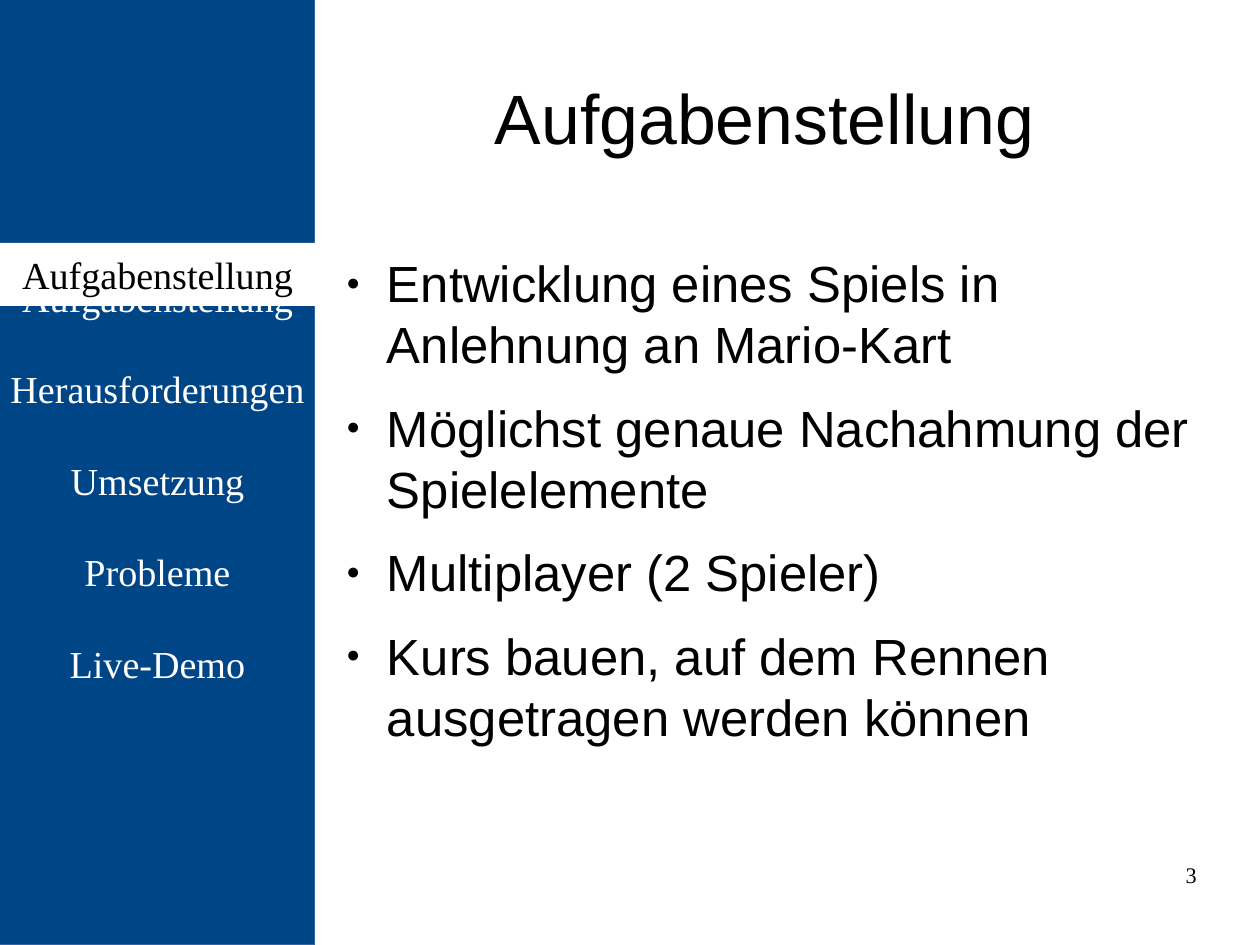
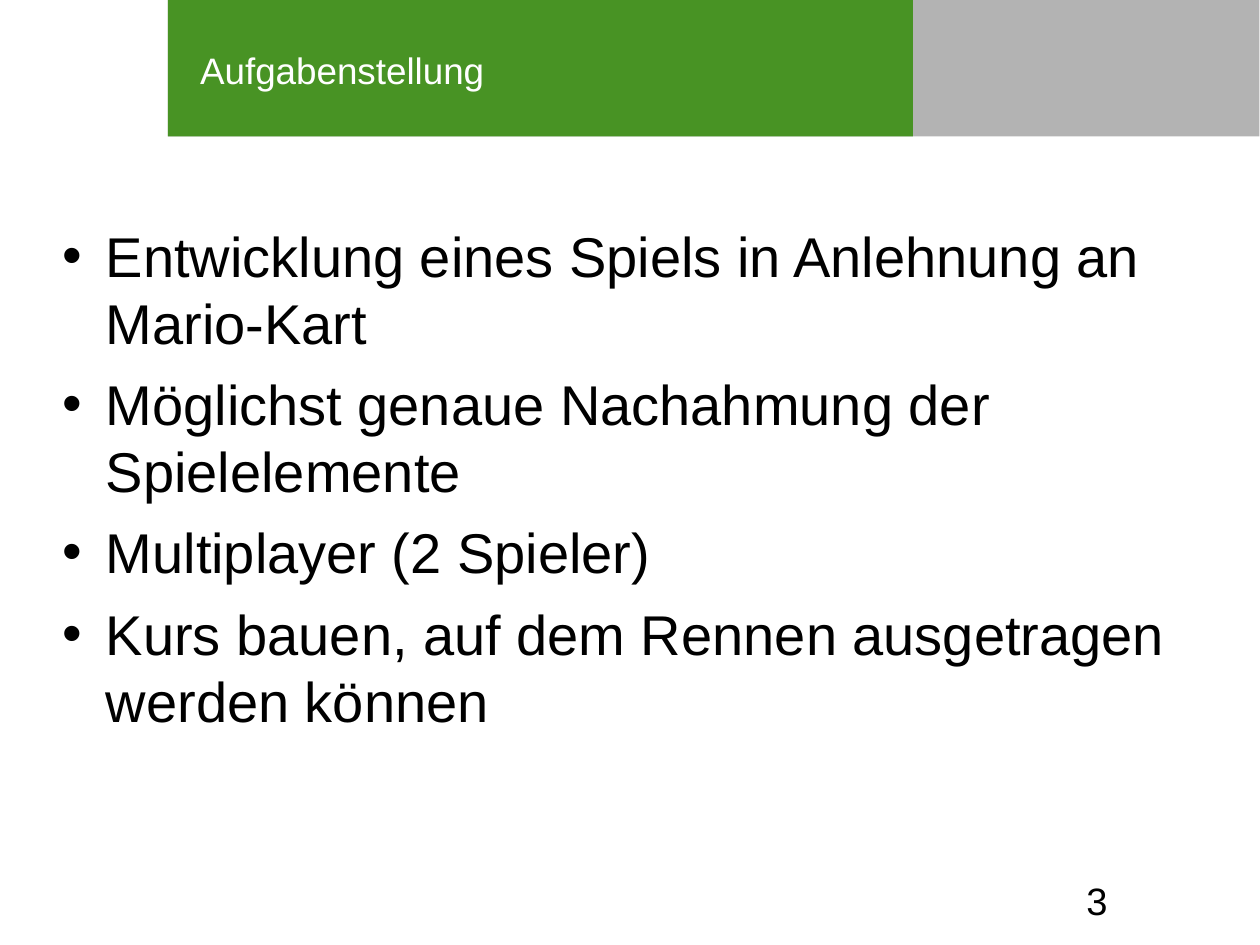
Before and after one commit to kapsl/embedded, a slide deck: slide 3 of Abschlusspräsentation/Abschlusspräsentation.odp. Drawn at 1260x945 pixels with LibreOffice and Linux fonts; fonts in the diff are those of the drawing; background and template pictures are left out. Boxes give left, top, right and bottom in pixels: in the first picture for what was removed or moved away, otherwise in the second. Text is boxed around its words. In the diff, an @@ line names an element or a change of style, - is before the commit and + after.

```diff
--- a/Abschlusspräsentation/Abschlusspräsentation.odp
+++ b/Abschlusspräsentation/Abschlusspräsentation.odp
@@ rectangle removed at (0, 0, 316, 945) @@
-Aufgabenstellung
-Herausforderungen
-Umsetzung
-Probleme
-Live-Demo
@@ rectangle added at (168, 0, 1260, 136), fill #B3B3B3 @@
@@ rectangle added at (168, 0, 914, 136), fill #489324 @@
@@ title "Aufgabenstellung": place and size @@
-title "Aufgabenstellung" at (495, 93, 1034, 157)
+title "Aufgabenstellung" at (200, 57, 484, 91)
@@ title "Aufgabenstellung" at (200, 57, 484, 91): size 44 to 23.2 pt, text colour #000000 to #FFFFFF; alignment centre to left; vertical alignment middle to top @@
@@ text "Entwicklung eines Spiels in Anlehnung ...": place and size @@
-text "Entwicklung eines Spiels in Anlehnung ..." at (387, 265, 1188, 746)
+text "Entwicklung eines Spiels in Anlehnung ..." at (106, 236, 1164, 723)
@@ text "Entwicklung eines Spiels in Anlehnung ..." at (106, 236, 1164, 723): size 32 to 35.3 pt; bullet ● to •; less space between paragraphs @@
@@ rectangle removed at (0, 244, 316, 306) @@
-Aufgabenstellung
@@ page number: place and size @@
-page number at (1186, 868, 1197, 884)
+page number at (1086, 888, 1107, 916)
@@ page number at (1086, 888, 1107, 916): size 14 to 24 pt, font Times New Roman to Arial; alignment right to left @@
```
Also in this commit, not shown: 8 other slides changed.
